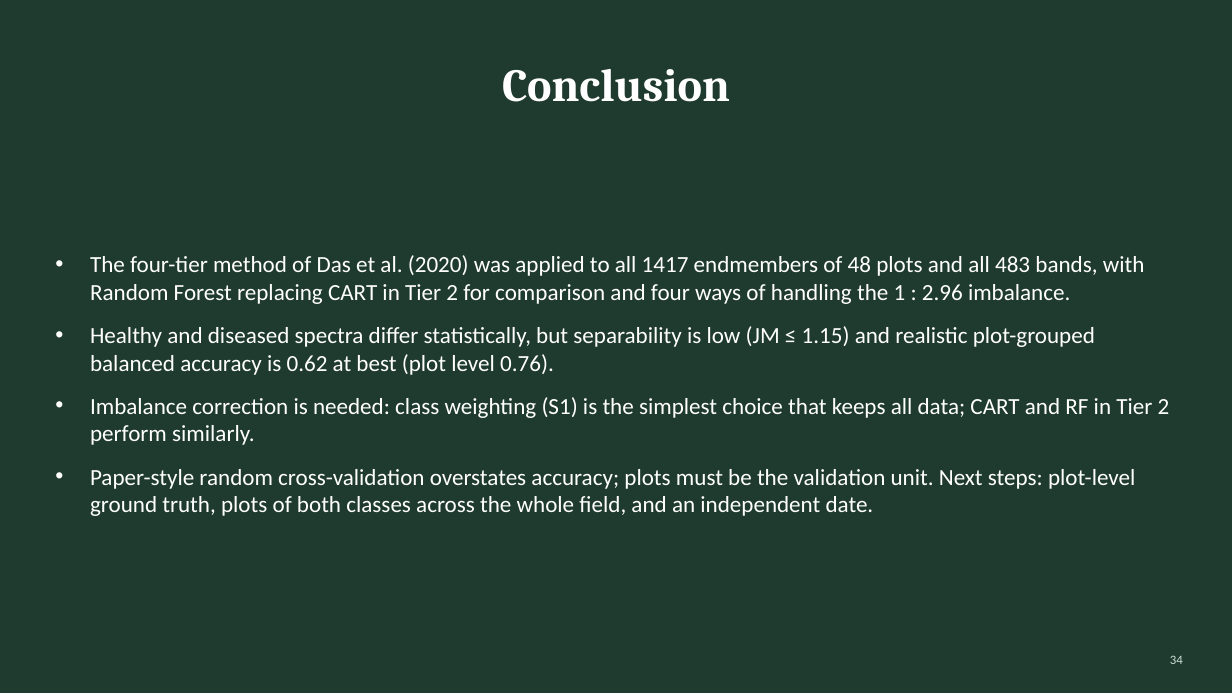
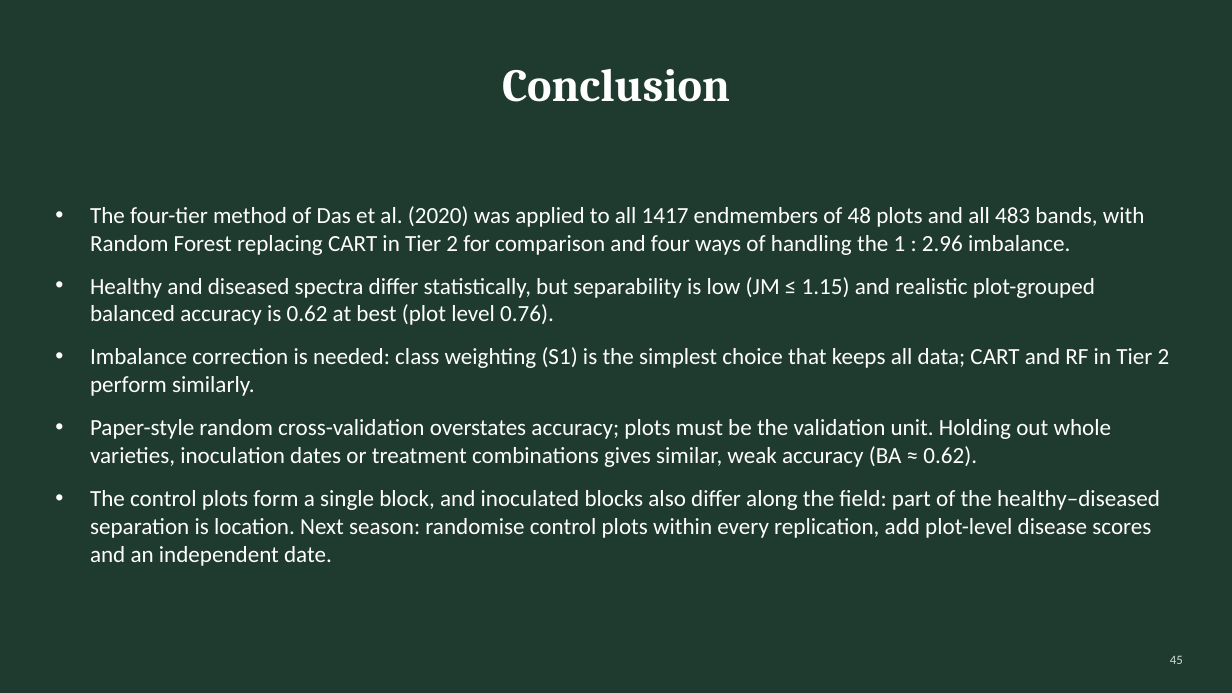
Before and after one commit to animesh809359-afk/sonu, a slide deck: slide 45 of hyperspectral_smacc/four_tier_48plots/Four_Tier_48plots.pptx (slide 34 before the commit). Drawn at 1232x693 pixels with LibreOffice and Linux fonts; fonts in the diff are those of the drawing. Boxes give left, top, right and bottom in pixels: in the first picture for what was removed or moved away, otherwise in the second. Text is boxed around its words. In the diff, an @@ line names an element or a change of style, - is before the commit and + after.

```diff
--- a/hyperspectral_smacc/four_tier_48plots/Four_Tier_48plots.pptx
+++ b/hyperspectral_smacc/four_tier_48plots/Four_Tier_48plots.pptx
@@ text at (x1=90, y1=419, x2=1160, y2=566): text changed @@
-• Paper-style random cross-validation overstates accuracy; plots must be the validation unit. Next steps: plot-level ground truth, plots of both classes across the whole field, and an independent date.
+• Paper-style random cross-validation overstates accuracy; plots must be the validation unit. Holding out whole varieties, inoculation dates or treatment combinations gives similar, weak accuracy (BA ≈ 0.62).
+• The control plots form a single block, and inoculated blocks also differ along the field: part of the healthy–diseased separation is location. Next season: randomise control plots within every replication, add plot-level disease scores and an independent date.
@@ page number at (x1=1170, y1=656, x2=1183, y2=664): text changed @@
-34
+45
```
Also in this commit, not shown: 15 other slides changed, 12 slides added, 16 other files.
